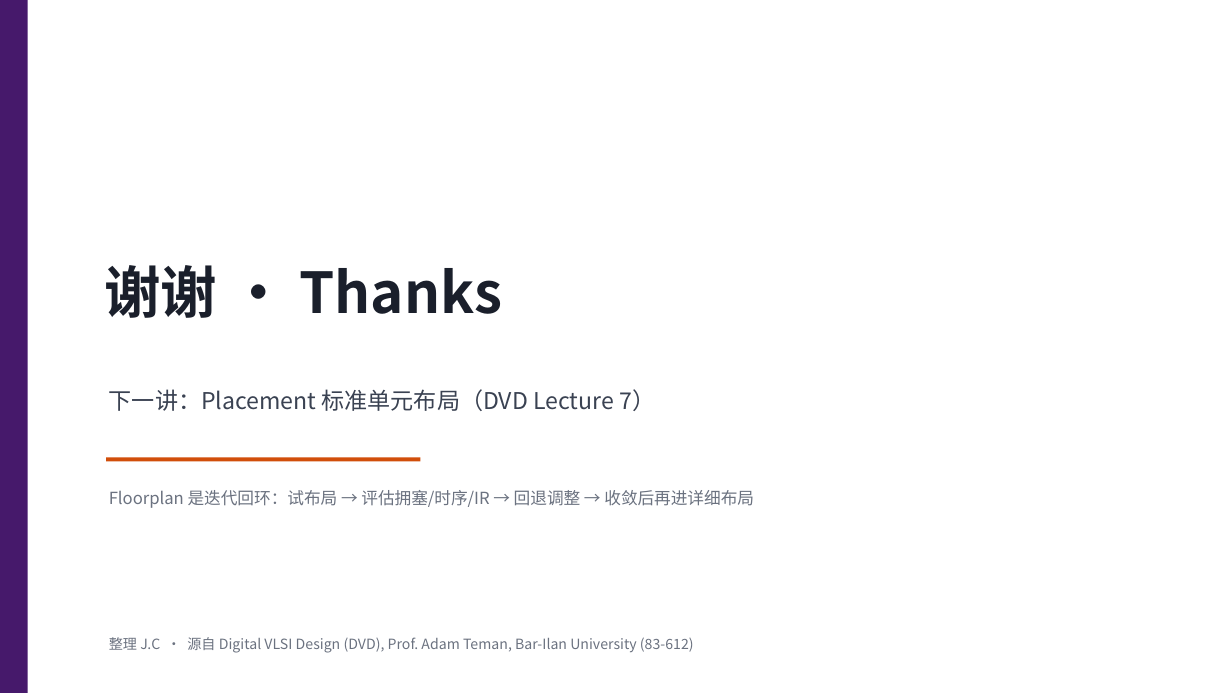
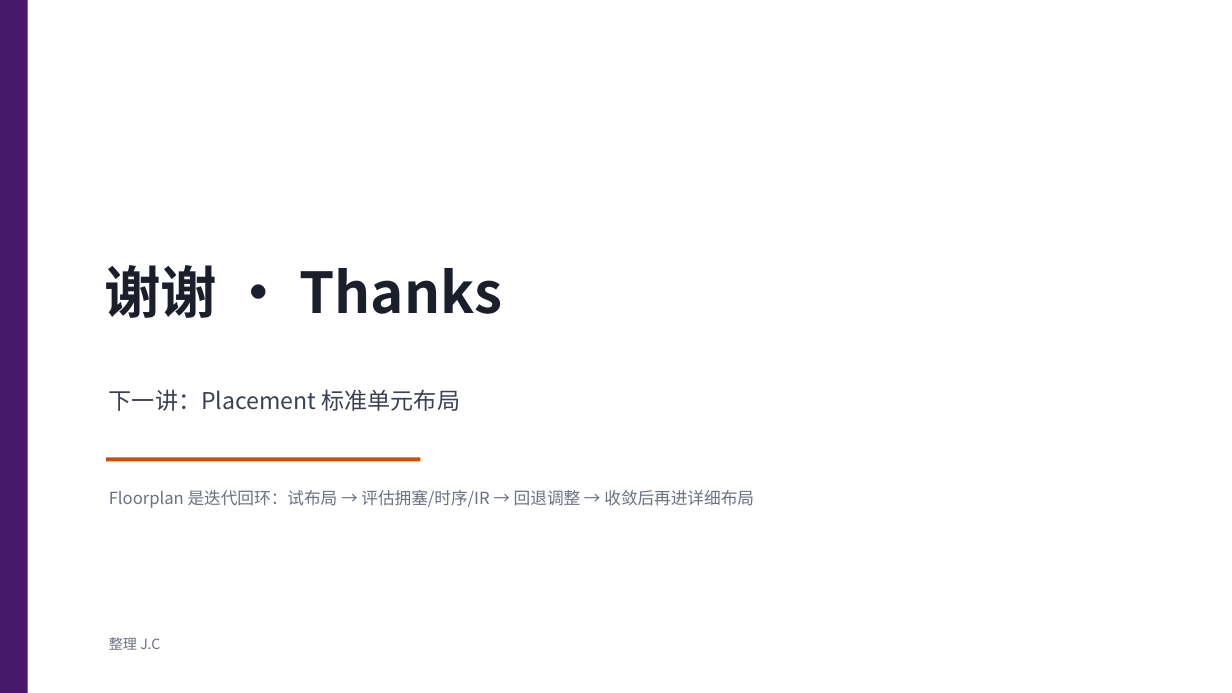
Before and after one commit to JinChengZ18/IC_Learning_Material, a slide deck: slide 34 of IC_Backend_Notes/slides/05_Floorplan.pptx. Drawn at 1232x693 pixels with LibreOffice and Linux fonts; fonts in the diff are those of the drawing. Boxes give left, top, right and bottom in pixels: in the first picture for what was removed or moved away, otherwise in the second. Text is boxed around its words. In the diff, an @@ line names an element or a change of style, - is before the commit and + after.

```diff
--- a/IC_Backend_Notes/slides/05_Floorplan.pptx
+++ b/IC_Backend_Notes/slides/05_Floorplan.pptx
@@ text at [109, 389, 461, 411]: text changed @@
-下一讲：Placement 标准单元布局（DVD Lecture 7）
+下一讲：Placement 标准单元布局
@@ text at [109, 637, 160, 650]: text changed @@
-整理 J.C · 源自 Digital VLSI Design (DVD), Prof. Adam Teman, Bar-Ilan University (83-612)
+整理 J.C
```
Also in this commit, not shown: 6 other slides changed, 9 other files.
